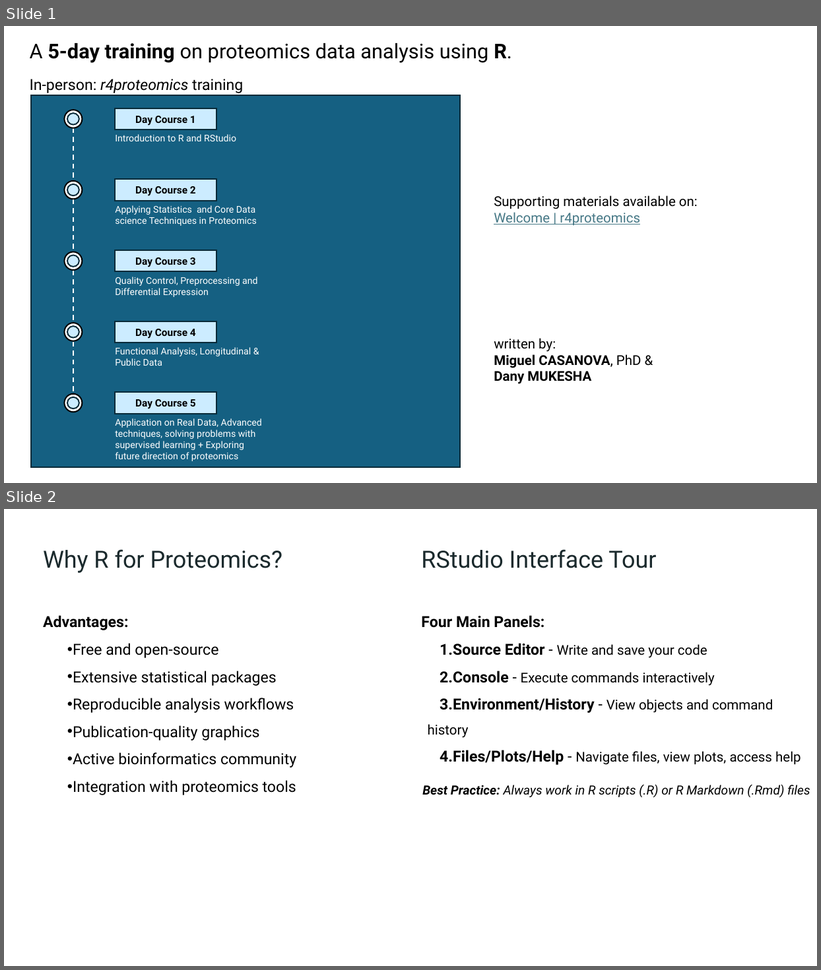
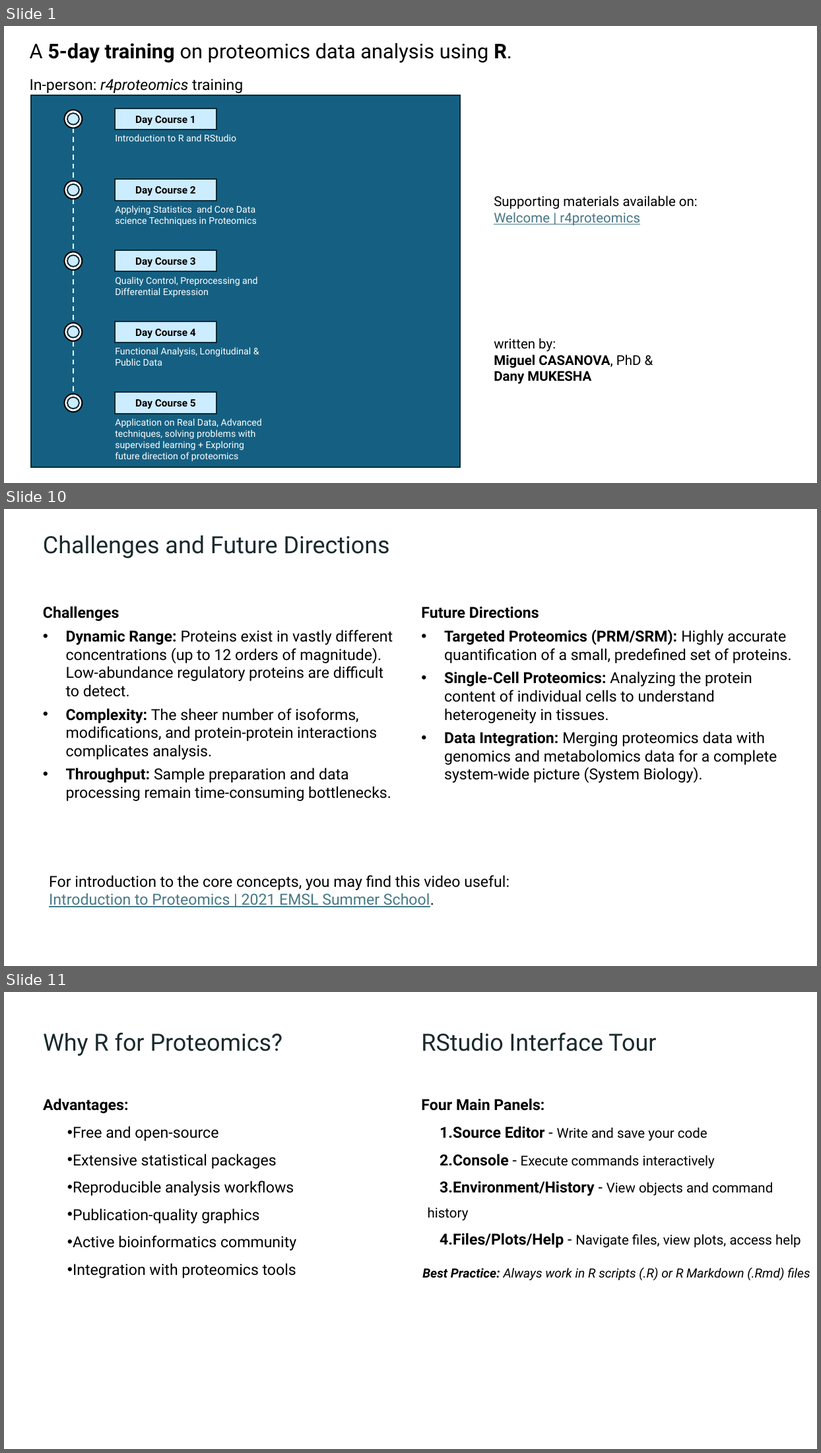
Before and after one commit to lodiag-holocron/r4proteomics, a slide deck: inst/r4proteomics_slides.pptx. Shown one above the other, each under a label of ours: slides 1 and 2 before the commit, slides 1, 10 and 11 after it; the slides between them are not shown. The pictures are 821x970 and 821x1453 pixels, drawn with LibreOffice and Linux fonts; fonts in the diff are those of the drawing. Boxes give left, top, right and bottom in pixels: in the first picture for what was removed or moved away, otherwise in the second. Text is boxed around its words. In the diff, an @@ line names an element or a change of style, - is before the commit and + after.

Commit message:
update slides of day0

```diff
--- a/inst/r4proteomics_slides.pptx
+++ b/inst/r4proteomics_slides.pptx
@@ slide 10 added at box(4, 509, 817, 966), background #FFFFFF @@
@@ text added at box(43, 535, 390, 559), 28 pt, text #1A292C @@
+Challenges and Future Directions
@@ text added at box(43, 606, 393, 801), 18 pt, text #000000 @@
+Challenges
+• Dynamic Range: Proteins exist in vastly different concentrations (up to 12 orders of magnitude). Low-abundance regulatory proteins are difficult to detect.
+• Complexity: The sheer number of isoforms, modifications, and protein-protein interactions complicates analysis.
+• Throughput: Sample preparation and data processing remain time-consuming bottlenecks.
@@ text added at box(421, 607, 792, 783), 18 pt, text #000000 @@
+Future Directions
+• Targeted Proteomics (PRM/SRM): Highly accurate quantification of a small, predefined set of proteins.
+• Single-Cell Proteomics: Analyzing the protein content of individual cells to understand heterogeneity in tissues.
+• Data Integration: Merging proteomics data with genomics and metabolomics data for a complete system-wide picture (System Biology).
@@ text added at box(49, 875, 510, 908), 18 pt, text #000000 @@
+For introduction to the core concepts, you may find this video useful: Introduction to Proteomics | 2021 EMSL Summer School.
@@ what was slide 2 is now slide 11 @@
```
Also in this commit, not shown: 8 other slides added.
